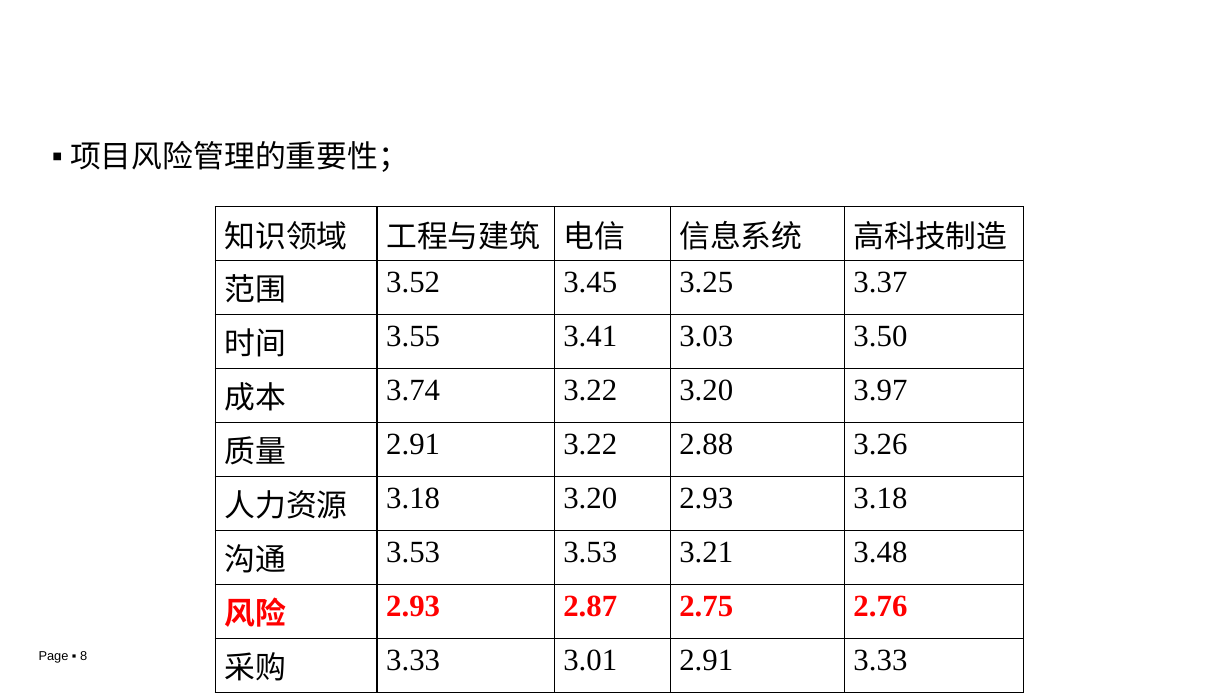
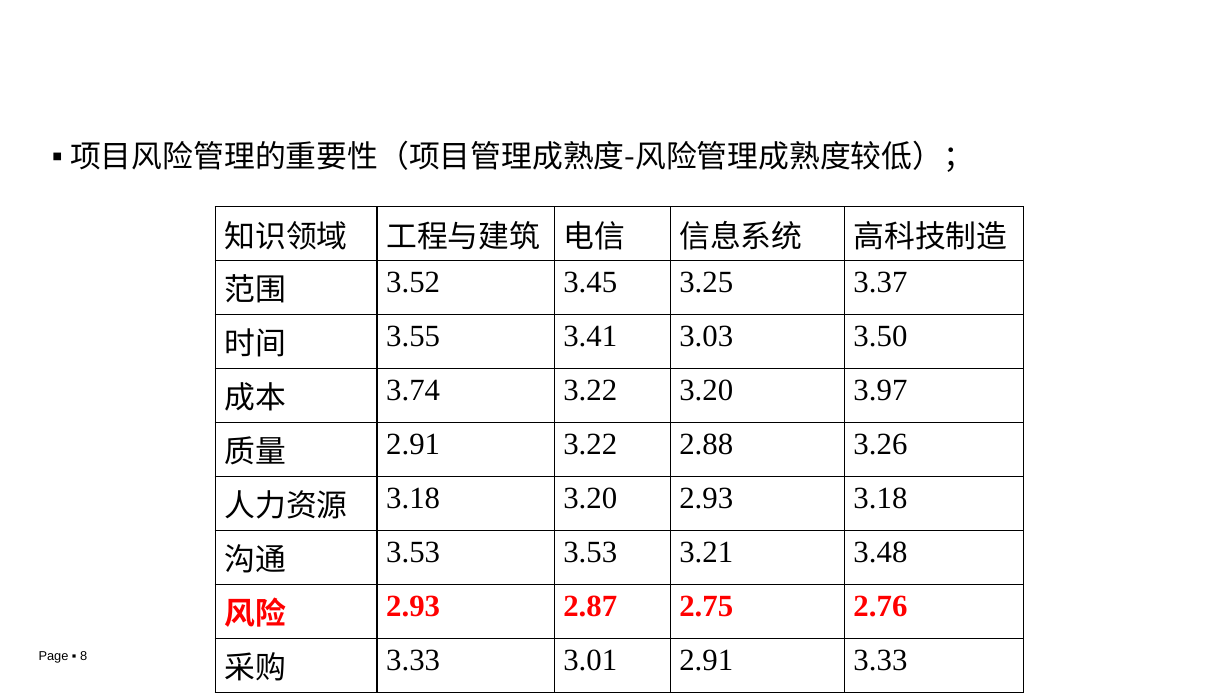
Before and after one commit to edu2act/course-IT-Project-Management, a slide deck: slide 8 of materials/slides/ch03-8.pptx. Drawn at 1232x693 pixels with LibreOffice and Linux fonts; fonts in the diff are those of the drawing; background and template pictures are left out. Boxes give left, top, right and bottom in pixels: in the first picture for what was removed or moved away, otherwise in the second. Text is boxed around its words. In the diff, an @@ line names an element or a change of style, - is before the commit and + after.

Commit message:
更新 ch03-8 ppt

```diff
--- a/materials/slides/ch03-8.pptx
+++ b/materials/slides/ch03-8.pptx
@@ text at [70,140,974,172]: text changed @@
-▪ 项目风险管理的重要性；
+▪ 项目风险管理的重要性（项目管理成熟度-风险管理成熟度较低）；
```
